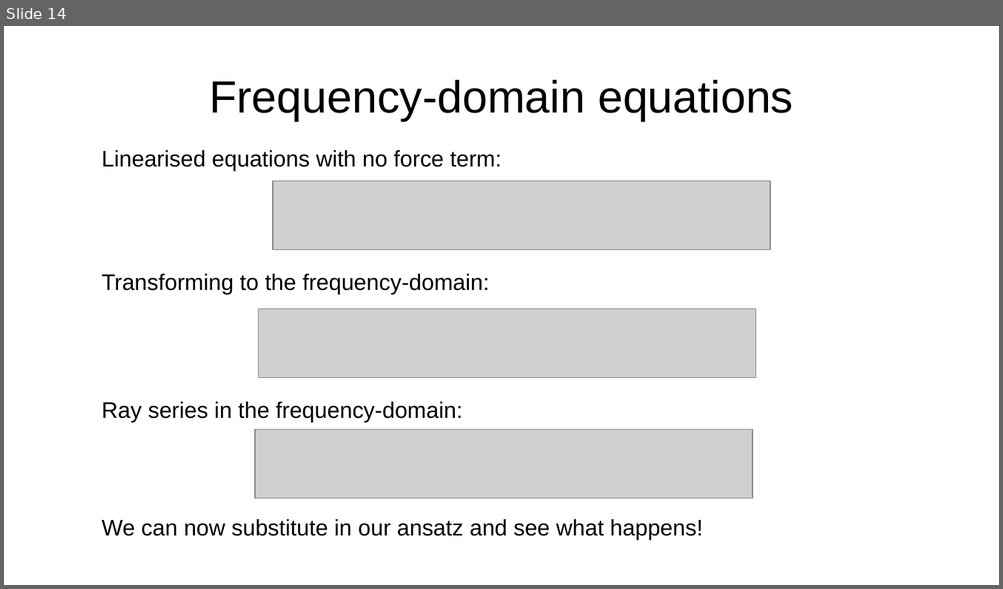
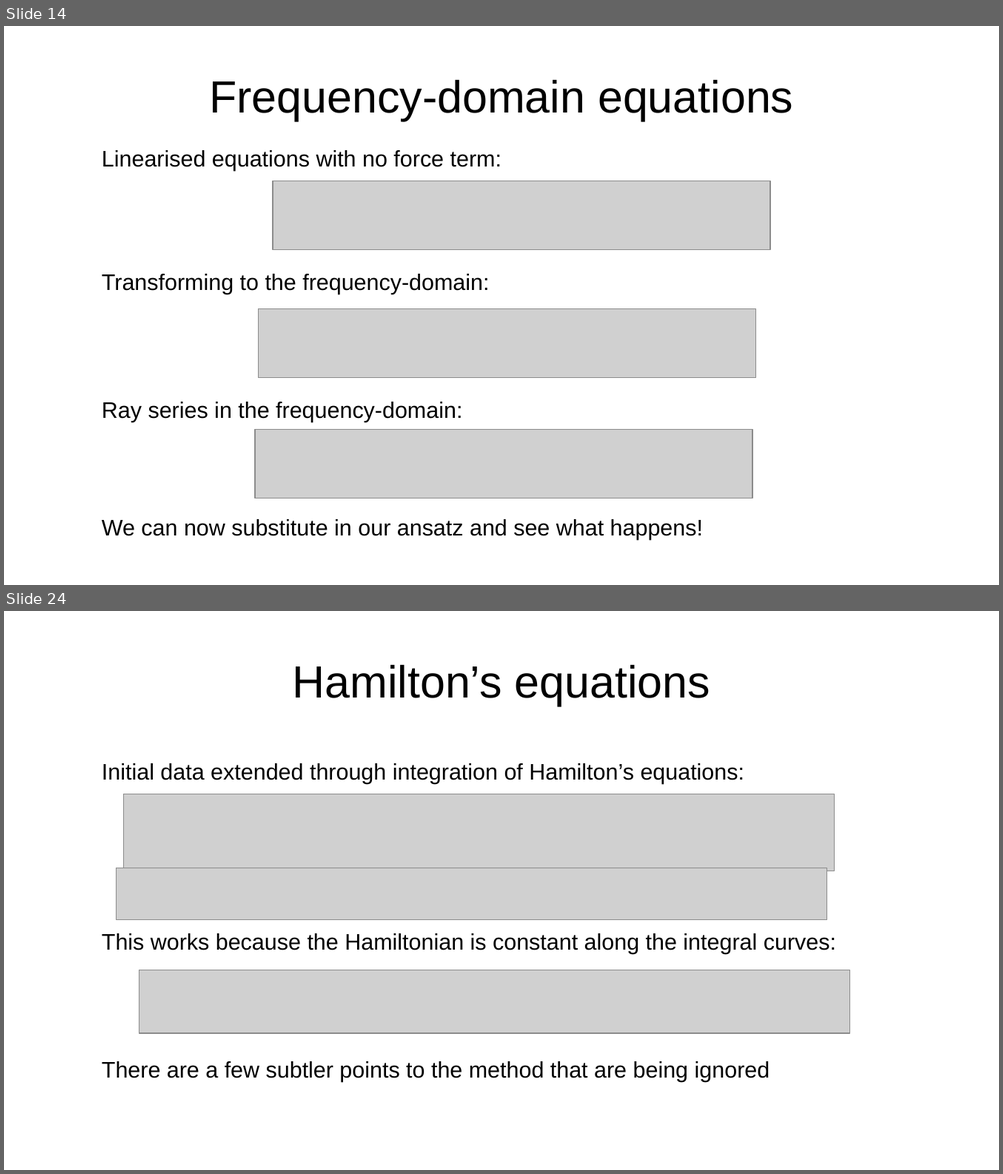
Before and after one commit to da380/PEPLectures, a slide deck: slides/slides5.odp. Shown one above the other, each under a label of ours: slide 14 before the commit, slides 14 and 24 after it; the slides between them are not shown. The pictures are 1003x589 and 1003x1174 pixels, drawn with LibreOffice and Linux fonts; fonts in the diff are those of the drawing; grey boxes stand for pictures. Boxes give left, top, right and bottom in pixels: in the first picture for what was removed or moved away, otherwise in the second. Text is boxed around its words. In the diff, an @@ line names an element or a change of style, - is before the commit and + after.

```diff
--- a/slides/slides5.odp
+++ b/slides/slides5.odp
@@ slide 24 added at [4,611,999,1170], background #FFFFFF @@
@@ title added at [293,664,710,706], 36 pt, text #000000 @@
+Hamilton’s equations
@@ text added at [102,763,745,784], 18 pt, text #000000 @@
+Initial data extended through integration of Hamilton’s equations:
@@ picture added at [123,795,834,871] @@
@@ picture added at [116,869,827,920] @@
@@ text added at [102,934,836,954], 18 pt, text #000000 @@
+This works because the Hamiltonian is constant along the integral curves:
@@ picture added at [139,970,850,1034] @@
@@ text added at [102,1062,770,1082], 18 pt, text #000000 @@
+There are a few subtler points to the method that are being ignored
```
Also in this commit, not shown: 1 slide changed, 12 other slides added, 4 other files.
